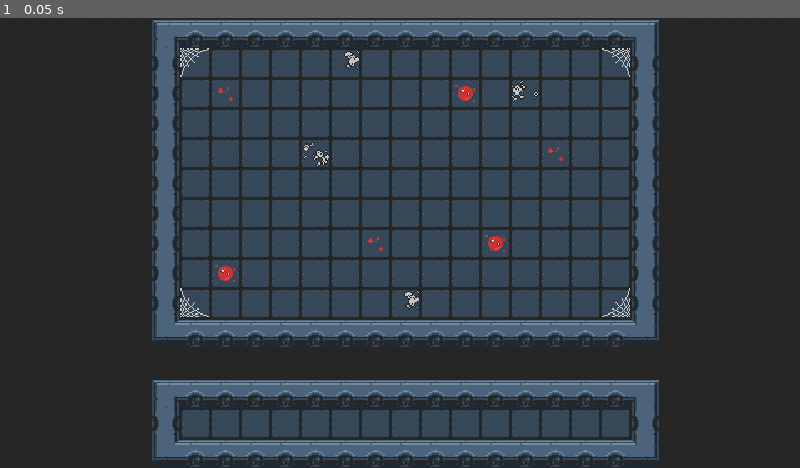
Above: before the commit, frame 1.
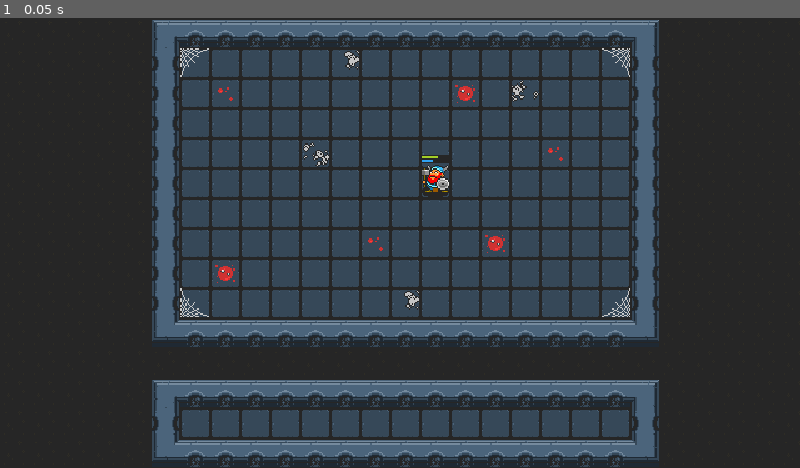
Above: after the commit, the same moment.

Repository: salty-max/auto_battler
Game: Godot game, scene res://scenes/arena/arena.tscn
Same seed, same stepped clock (60 frames per second), same inputs: the game is played once before the commit and once after it. The project has no main scene, so this scene is started directly.
Inputs:
- Up to frame 1 (0.05 s): no input

The runs differ from the first frame. In frame 1, 0.3% of the frame differs, in the area x 52-57%, y 30-40%.

Commit message:
unit + basic drag and drop

Diff:
--- /dev/null
+++ b/components/drag_and_drop.gd
@@ -0,0 +1,65 @@
+class_name DragAndDrop
+extends Node
+
+signal drag_canceled(starting_pos: Vector2)
+signal drag_started
+signal dropped(starting_pos: Vector2)
+
+@export var enabled := false
+@export var target: Area2D
+
+var starting_pos: Vector2
+var offset := Vector2.ZERO
+var dragging := false
+
+
+func _ready() -> void:
+	assert(target, "No target set for DragAndDrop component")
+	target.input_event.connect(_on_target_input_event.unbind(1))
+
+
+func _process(_delta: float) -> void:
+	if dragging and target:
+		target.global_position = target.get_global_mouse_position() + offset
+
+
+func _start_dragging() -> void:
+	dragging = true
+	starting_pos = target.global_position
+	target.add_to_group("dragging")
+	target.z_index = 99
+	offset = target.global_position - target.get_global_mouse_position()
+	drag_started.emit()
+
+
+func _end_dragging() -> void:
+	dragging = false
+	target.remove_from_group("dragging")
+	target.z_index = 0
+
+
+func _cancel_dragging() -> void:
+	_end_dragging()
+	drag_canceled.emit(starting_pos)
+
+
+func _drop() -> void:
+	_end_dragging()
+	dropped.emit(starting_pos)
+
+
+func _on_target_input_event(_viewport: Node, event: InputEvent) -> void:
+	if not enabled:
+		return
+
+	var dragging_object := get_tree().get_first_node_in_group("dragging")
+
+	if not dragging and dragging_object:
+		return
+
+	if dragging and event.is_action_pressed("cancel"):
+		_cancel_dragging()
+	elif not dragging and event.is_action_pressed("select"):
+		_start_dragging()
+	elif dragging and event.is_action_released("select"):
+		_drop()
--- /dev/null
+++ b/data/units/dwarf/dwarf.tres
@@ -0,0 +1,11 @@
+[gd_resource type="Resource" script_class="UnitStats" load_steps=3 format=3 uid="uid://cl8p0vnw0h1mx"]
+
+[ext_resource type="Script" path="res://data/units/unit_stats.gd" id="1_moilj"]
+[ext_resource type="SpriteFrames" uid="uid://4g537rpfyayw" path="res://resources/units/dwarf.tres" id="2_tjjvy"]
+
+[resource]
+script = ExtResource("1_moilj")
+name = &"Dwarf"
+rarity = 0
+cost = 1
+skin = ExtResource("2_tjjvy")
--- /dev/null
+++ b/data/units/mage/mage.tres
@@ -0,0 +1,11 @@
+[gd_resource type="Resource" script_class="UnitStats" load_steps=3 format=3 uid="uid://btbcyq1qsmed4"]
+
+[ext_resource type="Script" path="res://data/units/unit_stats.gd" id="1_dj4x6"]
+[ext_resource type="SpriteFrames" uid="uid://blewab31cws3u" path="res://units/mage/mage.tres" id="2_d32ej"]
+
+[resource]
+script = ExtResource("1_dj4x6")
+name = &"Mage"
+rarity = 0
+cost = 1
+skin = ExtResource("2_d32ej")
--- /dev/null
+++ b/data/units/unit_stats.gd
@@ -0,0 +1,24 @@
+class_name UnitStats
+extends Resource
+
+enum RARITY {COMMON, UNCOMMON, RARE, LEGENDARY}
+
+const RARITY_COLORS = {
+	RARITY.COMMON: Color("#c2c3c7"),
+	RARITY.UNCOMMON: Color("#008751"),
+	RARITY.RARE: Color("#31a2f2"),
+	RARITY.LEGENDARY: Color("#eb8932"),
+}
+
+@export var name: StringName
+
+@export_category("Data")
+@export var rarity: RARITY
+@export var cost := 1
+
+@export_category("Visuals")
+@export var skin: SpriteFrames
+
+
+func _to_string() -> String:
+	return name
--- a/project.godot
+++ b/project.godot
@@ -23,6 +23,23 @@
 window/stretch/mode="viewport"
 window/stretch/scale_mode="integer"
 
+[global_group]
+
+dragging=""
+
+[input]
+
+select={
+"deadzone": 0.5,
+"events": [Object(InputEventMouseButton,"resource_local_to_scene":false,"resource_name":"","device":-1,"window_id":0,"alt_pressed":false,"shift_pressed":false,"ctrl_pressed":false,"meta_pressed":false,"button_mask":1,"position":Vector2(163, 21),"global_position":Vector2(172, 67),"factor":1.0,"button_index":1,"canceled":false,"pressed":true,"double_click":false,"script":null)
+]
+}
+cancel={
+"deadzone": 0.5,
+"events": [Object(InputEventMouseButton,"resource_local_to_scene":false,"resource_name":"","device":-1,"window_id":0,"alt_pressed":false,"shift_pressed":false,"ctrl_pressed":false,"meta_pressed":false,"button_mask":2,"position":Vector2(165, 13),"global_position":Vector2(174, 59),"factor":1.0,"button_index":2,"canceled":false,"pressed":true,"double_click":false,"script":null)
+]
+}
+
 [rendering]
 
 textures/canvas_textures/default_texture_filter=0
--- /dev/null
+++ b/resources/styleboxes/health_bar_fill.tres
@@ -0,0 +1,9 @@
+[gd_resource type="StyleBoxFlat" format=3 uid="uid://p6d7lbmrvcbu"]
+
+[resource]
+bg_color = Color(0.639216, 0.807843, 0.152941, 1)
+border_width_left = 1
+border_width_top = 1
+border_width_right = 1
+border_width_bottom = 1
+border_color = Color(0.14902, 0.14902, 0.14902, 1)
--- /dev/null
+++ b/resources/styleboxes/mana_bar_fill.tres
@@ -0,0 +1,9 @@
+[gd_resource type="StyleBoxFlat" format=3 uid="uid://c86w6f0u6svh1"]
+
+[resource]
+bg_color = Color(0.188235, 0.635294, 0.945098, 1)
+border_width_left = 1
+border_width_top = 1
+border_width_right = 1
+border_width_bottom = 1
+border_color = Color(0.14902, 0.14902, 0.14902, 1)
--- /dev/null
+++ b/resources/styleboxes/unit_bar_background.tres
@@ -0,0 +1,4 @@
+[gd_resource type="StyleBoxFlat" format=3 uid="uid://blkoveq2i7hlg"]
+
+[resource]
+bg_color = Color(0.14902, 0.14902, 0.14902, 1)
--- /dev/null
+++ b/resources/units/dwarf.tres
@@ -0,0 +1,37 @@
+[gd_resource type="SpriteFrames" load_steps=5 format=3 uid="uid://4g537rpfyayw"]
+
+[ext_resource type="Texture2D" uid="uid://3bl1408sd2co" path="res://art/characters.png" id="1_idyxv"]
+
+[sub_resource type="AtlasTexture" id="AtlasTexture_a4v2l"]
+atlas = ExtResource("1_idyxv")
+region = Rect2(96, 168, 24, 24)
+
+[sub_resource type="AtlasTexture" id="AtlasTexture_45lnd"]
+atlas = ExtResource("1_idyxv")
+region = Rect2(96, 192, 24, 24)
+
+[sub_resource type="AtlasTexture" id="AtlasTexture_lsgjk"]
+atlas = ExtResource("1_idyxv")
+region = Rect2(96, 168, 24, 24)
+
+[resource]
+animations = [{
+"frames": [{
+"duration": 1.0,
+"texture": SubResource("AtlasTexture_a4v2l")
+}, {
+"duration": 1.0,
+"texture": SubResource("AtlasTexture_45lnd")
+}],
+"loop": true,
+"name": &"active",
+"speed": 5.0
+}, {
+"frames": [{
+"duration": 1.0,
+"texture": SubResource("AtlasTexture_lsgjk")
+}],
+"loop": false,
+"name": &"idle",
+"speed": 5.0
+}]
--- /dev/null
+++ b/resources/units/mage.tres
@@ -0,0 +1,37 @@
+[gd_resource type="SpriteFrames" load_steps=5 format=3 uid="uid://blewab31cws3u"]
+
+[ext_resource type="Texture2D" uid="uid://3bl1408sd2co" path="res://art/characters.png" id="1_3ybnm"]
+
+[sub_resource type="AtlasTexture" id="AtlasTexture_6eh2y"]
+atlas = ExtResource("1_3ybnm")
+region = Rect2(96, 24, 24, 24)
+
+[sub_resource type="AtlasTexture" id="AtlasTexture_asyrc"]
+atlas = ExtResource("1_3ybnm")
+region = Rect2(96, 48, 24, 24)
+
+[sub_resource type="AtlasTexture" id="AtlasTexture_8mopq"]
+atlas = ExtResource("1_3ybnm")
+region = Rect2(96, 24, 24, 24)
+
+[resource]
+animations = [{
+"frames": [{
+"duration": 1.0,
+"texture": SubResource("AtlasTexture_6eh2y")
+}, {
+"duration": 1.0,
+"texture": SubResource("AtlasTexture_asyrc")
+}],
+"loop": true,
+"name": &"active",
+"speed": 5.0
+}, {
+"frames": [{
+"duration": 1.0,
+"texture": SubResource("AtlasTexture_8mopq")
+}],
+"loop": false,
+"name": &"idle",
+"speed": 5.0
+}]
--- /dev/null
+++ b/scenes/arena/arena.gd
@@ -0,0 +1,6 @@
+class_name Arena
+extends Node2D
+
+const CELL_SIZE := Vector2i(24, 24)
+const HALF_CELL_SIZE := Vector2i(12, 12)
+const QUARTER_CELL_SIZE := Vector2i(6, 6)
--- a/scenes/arena/arena.tscn
+++ b/scenes/arena/arena.tscn
@@ -1,7 +1,9 @@
-[gd_scene load_steps=7 format=4 uid="uid://c7po0bvkpny7r"]
+[gd_scene load_steps=9 format=4 uid="uid://c7po0bvkpny7r"]
 
+[ext_resource type="Script" path="res://scenes/arena/arena.gd" id="1_lfpdc"]
 [ext_resource type="TileSet" uid="uid://ci4jjclvoqnag" path="res://resources/tilesets/tileset.tres" id="1_mj7k1"]
 [ext_resource type="Texture2D" uid="uid://vdmaywa3xflt" path="res://art/fx.png" id="2_6rot1"]
+[ext_resource type="PackedScene" uid="uid://dadkgrrej4p0w" path="res://scenes/unit/unit.tscn" id="4_inhep"]
 
 [sub_resource type="Curve" id="Curve_jc1be"]
 _data = [Vector2(0, 0), 0.0, 0.0, 0, 0, Vector2(0.252055, 1), 0.0, 0.0, 0, 0, Vector2(0.745206, 1), 0.0, 0.0, 0, 0, Vector2(1, 0), 0.0, 0.0, 0, 0]
@@ -30,6 +32,7 @@
 region = Rect2(24, 144, 24, 24)
 
 [node name="Arena" type="Node2D"]
+script = ExtResource("1_lfpdc")
 metadata/_edit_lock_ = true
 
 [node name="Visuals" type="Node2D" parent="."]
@@ -75,3 +78,6 @@
 
 [node name="Highlight" type="TileMapLayer" parent="Bench"]
 tile_set = ExtResource("1_mj7k1")
+
+[node name="Unit" parent="." instance=ExtResource("4_inhep")]
+position = Vector2(336, 120)
--- /dev/null
+++ b/scenes/unit/unit.gd
@@ -0,0 +1,22 @@
+@tool
+class_name Unit
+extends Area2D
+
+@export var stats: UnitStats : set = set_stats
+
+@onready var skin: AnimatedSprite2D = $Skin
+@onready var health_bar: ProgressBar = $GUI/HealthBar
+@onready var mana_bar: ProgressBar = $GUI/ManaBar
+
+
+func set_stats(value: UnitStats) -> void:
+	stats = value
+
+	if not value:
+		printerr("Unit -> set_stats: no value")
+		return
+
+	if not is_node_ready():
+		await ready
+
+	skin.sprite_frames = stats.skin
--- /dev/null
+++ b/scenes/unit/unit.tscn
@@ -0,0 +1,61 @@
+[gd_scene load_steps=11 format=3 uid="uid://dadkgrrej4p0w"]
+
+[ext_resource type="Script" path="res://scenes/unit/unit.gd" id="1_bm661"]
+[ext_resource type="Texture2D" uid="uid://c1uy7765n88ea" path="res://art/world.png" id="2_3srey"]
+[ext_resource type="Resource" uid="uid://cl8p0vnw0h1mx" path="res://data/units/dwarf/dwarf.tres" id="2_inl7w"]
+[ext_resource type="SpriteFrames" uid="uid://4g537rpfyayw" path="res://resources/units/dwarf.tres" id="2_jvq8n"]
+[ext_resource type="StyleBox" uid="uid://blkoveq2i7hlg" path="res://resources/styleboxes/unit_bar_background.tres" id="3_qndxa"]
+[ext_resource type="StyleBox" uid="uid://p6d7lbmrvcbu" path="res://resources/styleboxes/health_bar_fill.tres" id="4_3t6x7"]
+[ext_resource type="StyleBox" uid="uid://c86w6f0u6svh1" path="res://resources/styleboxes/mana_bar_fill.tres" id="5_khjav"]
+[ext_resource type="Script" path="res://components/drag_and_drop.gd" id="8_77i3v"]
+
+[sub_resource type="AtlasTexture" id="AtlasTexture_rtnys"]
+atlas = ExtResource("2_3srey")
+region = Rect2(1008, 888, 24, 24)
+
+[sub_resource type="RectangleShape2D" id="RectangleShape2D_twn7j"]
+size = Vector2(28, 28)
+
+[node name="Unit" type="Area2D"]
+script = ExtResource("1_bm661")
+stats = ExtResource("2_inl7w")
+
+[node name="Skin" type="AnimatedSprite2D" parent="."]
+z_index = 1
+position = Vector2(12, 8)
+sprite_frames = ExtResource("2_jvq8n")
+animation = &"active"
+autoplay = "idle"
+
+[node name="Shadow" type="Sprite2D" parent="."]
+position = Vector2(12, 13)
+texture = SubResource("AtlasTexture_rtnys")
+
+[node name="CollisionShape2D" type="CollisionShape2D" parent="."]
+position = Vector2(12, 8)
+shape = SubResource("RectangleShape2D_twn7j")
+
+[node name="GUI" type="Node2D" parent="."]
+position = Vector2(0, -11)
+
+[node name="HealthBar" type="ProgressBar" parent="GUI"]
+offset_right = 24.0
+offset_bottom = 4.0
+theme_override_styles/background = ExtResource("3_qndxa")
+theme_override_styles/fill = ExtResource("4_3t6x7")
+value = 60.0
+show_percentage = false
+
+[node name="ManaBar" type="ProgressBar" parent="GUI"]
+offset_top = 3.0
+offset_right = 24.0
+offset_bottom = 7.0
+theme_override_styles/background = ExtResource("3_qndxa")
+theme_override_styles/fill = ExtResource("5_khjav")
+value = 40.0
+show_percentage = false
+
+[node name="DragAndDrop" type="Node" parent="." node_paths=PackedStringArray("target")]
+script = ExtResource("8_77i3v")
+enabled = true
+target = NodePath("..")
